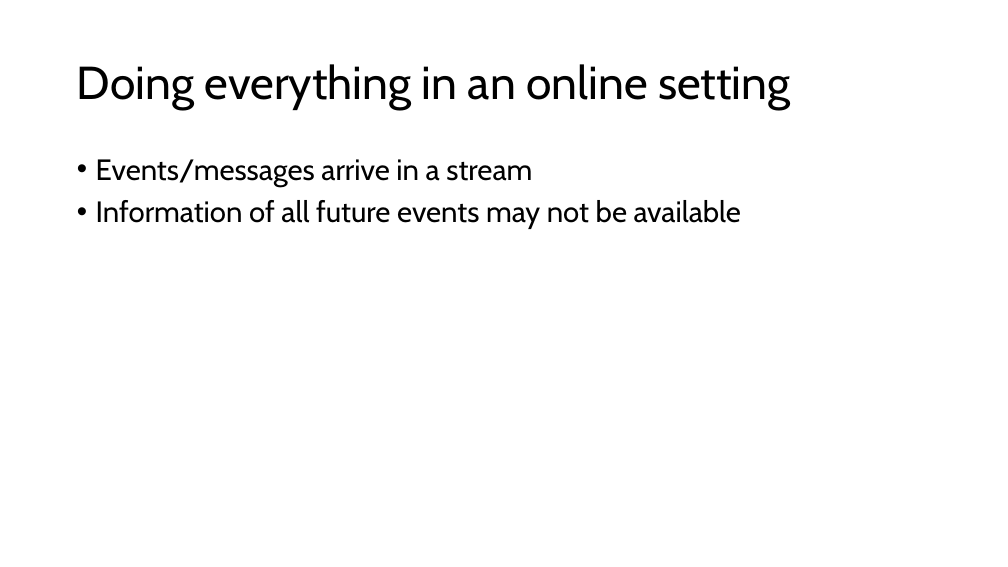
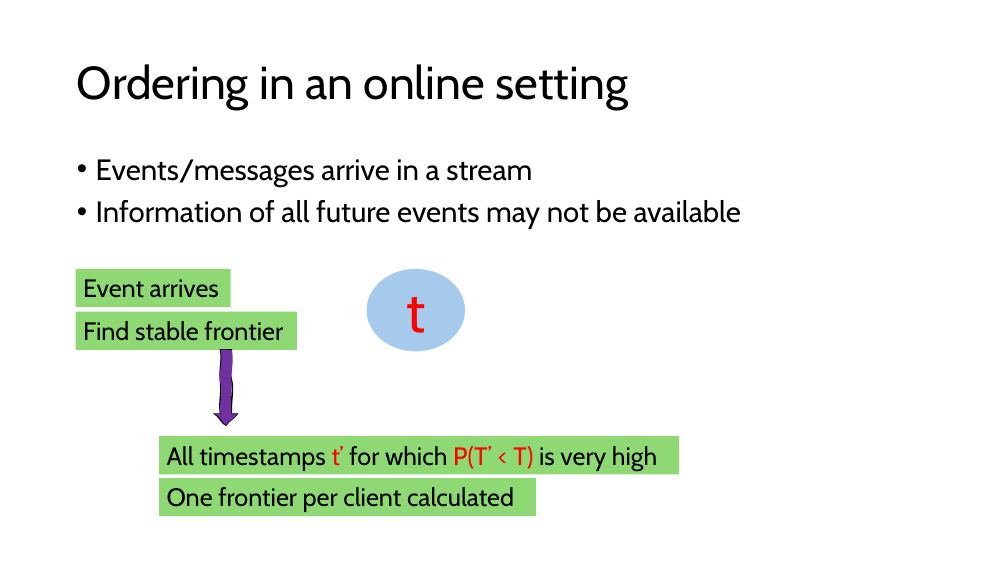
Before and after one commit to HaseebLUMS/Onyx-Presentation, a slide deck: slide 136 of thesis-latency-fairness.pptx (slide 134 before the commit). Drawn at 1008x567 pixels with LibreOffice and Linux fonts; fonts in the diff are those of the drawing. Boxes give left, top, right and bottom in pixels: in the first picture for what was removed or moved away, otherwise in the second. Text is boxed around its words. In the diff, an @@ line names an element or a change of style, - is before the commit and + after.

Commit message:
update presentation

```diff
--- a/thesis-latency-fairness.pptx
+++ b/thesis-latency-fairness.pptx
@@ title at (77, 64, 629, 110): text changed @@
-Doing everything in an online setting
+Ordering in an online setting
@@ rectangle added at (76, 269, 231, 307), fill #8ED973, 24 pt, text #000000 @@
+Event arrives
@@ ellipse added at (367, 269, 465, 352), fill #A6CAEC, 54 pt, text #FF0000 @@
+t
@@ rectangle added at (76, 312, 297, 349), fill #8ED973, 24 pt, text #000000 @@
+Find stable frontier
@@ freeform shape added at (216, 350, 237, 425), fill #7030A0, outline #000000 1.5 pt @@
@@ rectangle added at (159, 436, 679, 474), fill #8ED973, 24 pt, text #000000 @@
+All timestamps t’ for which P(T’ < T) is very high
@@ rectangle added at (159, 478, 535, 516), fill #8ED973, 24 pt, text #000000 @@
+One frontier per client calculated
```
Also in this commit, not shown: 4 other slides changed, 5 slides added, 2 other files.
